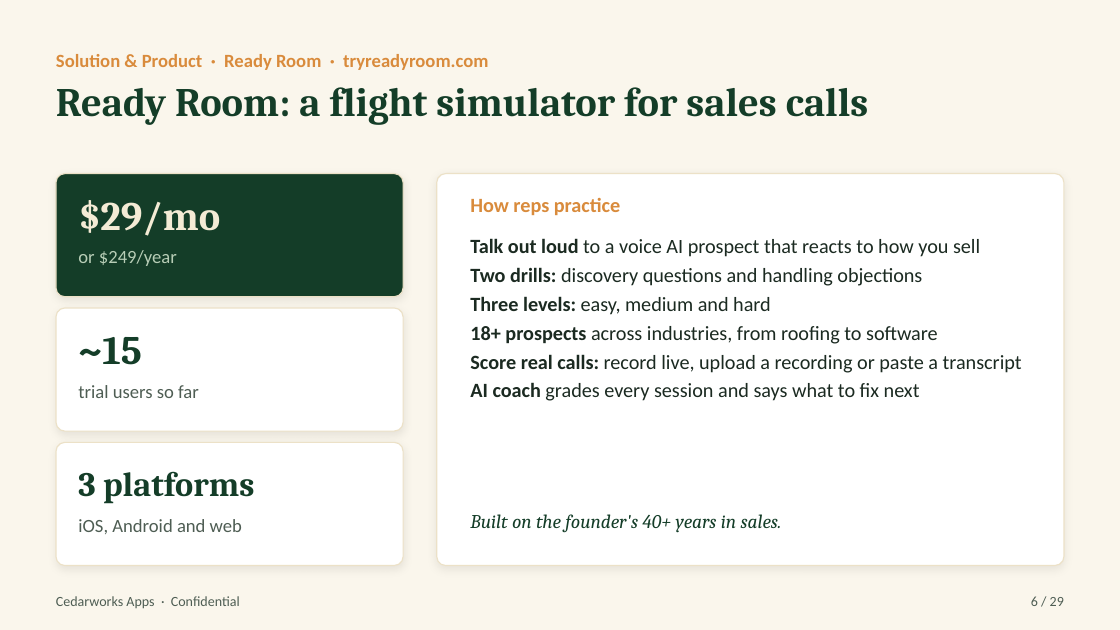
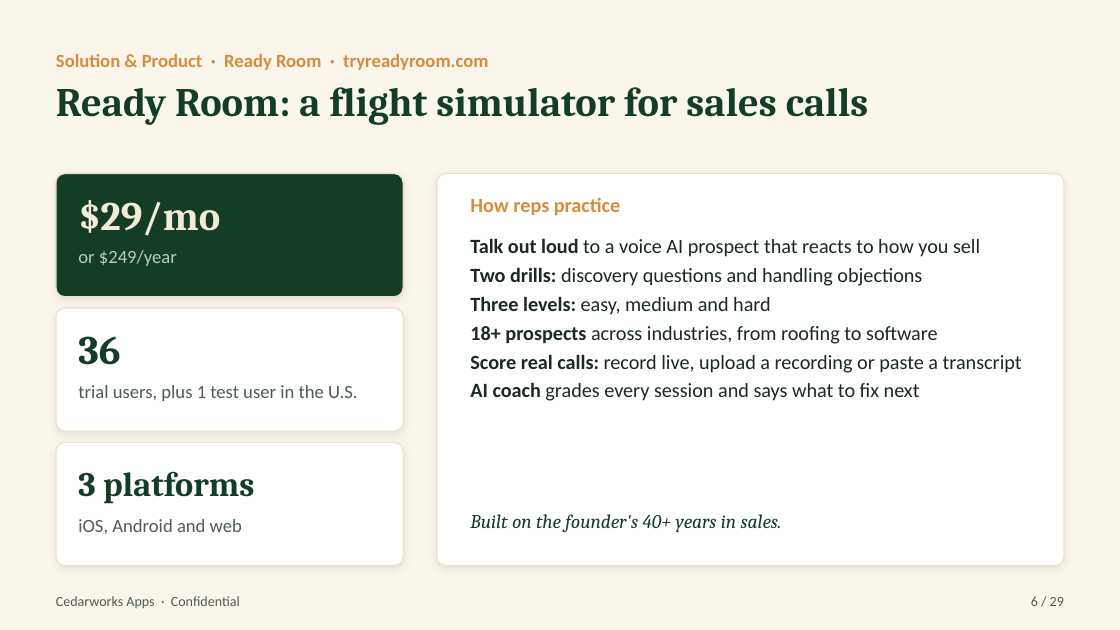
Before and after one commit to Pastorai1/Cedarworksapps, a slide deck: slide 6 of pitch-deck/Cedarworks-Apps-Pitch-Deck.pptx. Drawn at 1120x630 pixels with LibreOffice and Linux fonts; fonts in the diff are those of the drawing. Boxes give left, top, right and bottom in pixels: in the first picture for what was removed or moved away, otherwise in the second. Text is boxed around its words. In the diff, an @@ line names an element or a change of style, - is before the commit and + after.

```diff
--- a/pitch-deck/Cedarworks-Apps-Pitch-Deck.pptx
+++ b/pitch-deck/Cedarworks-Apps-Pitch-Deck.pptx
@@ text at <box>78,336,120,365</box>: text changed @@
-~15
+36
@@ text at <box>78,385,358,401</box>: text changed @@
-trial users so far
+trial users, plus 1 test user in the U.S.
```
Also in this commit, not shown: 2 other slides changed, 4 other files.
